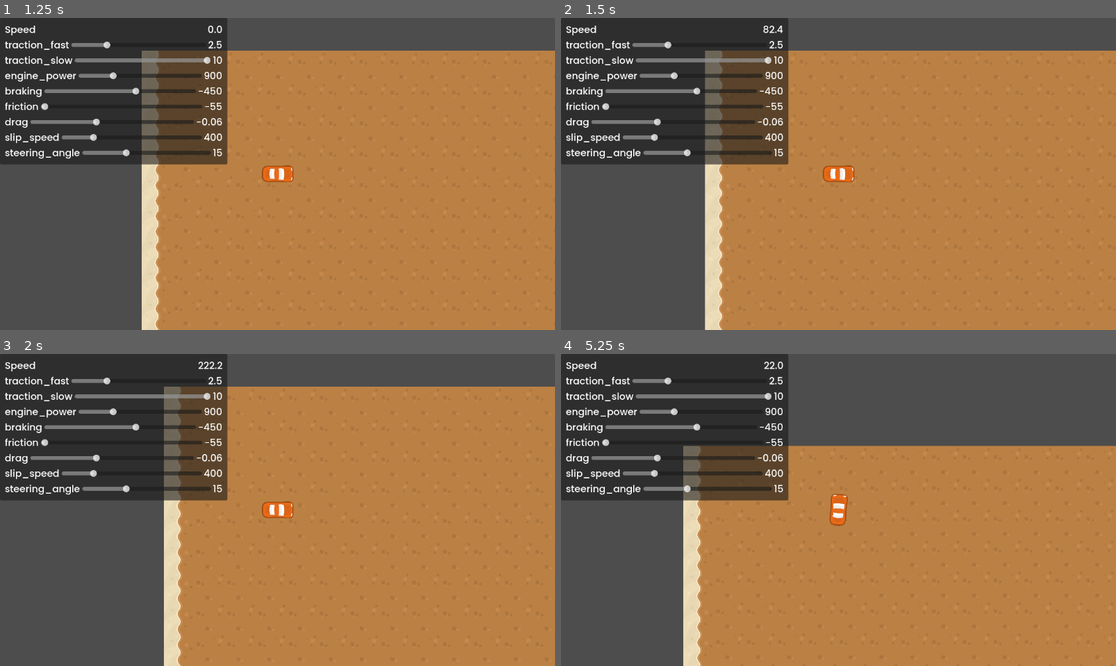
Above: before the commit, frames 1-4 (two rows, left to right).
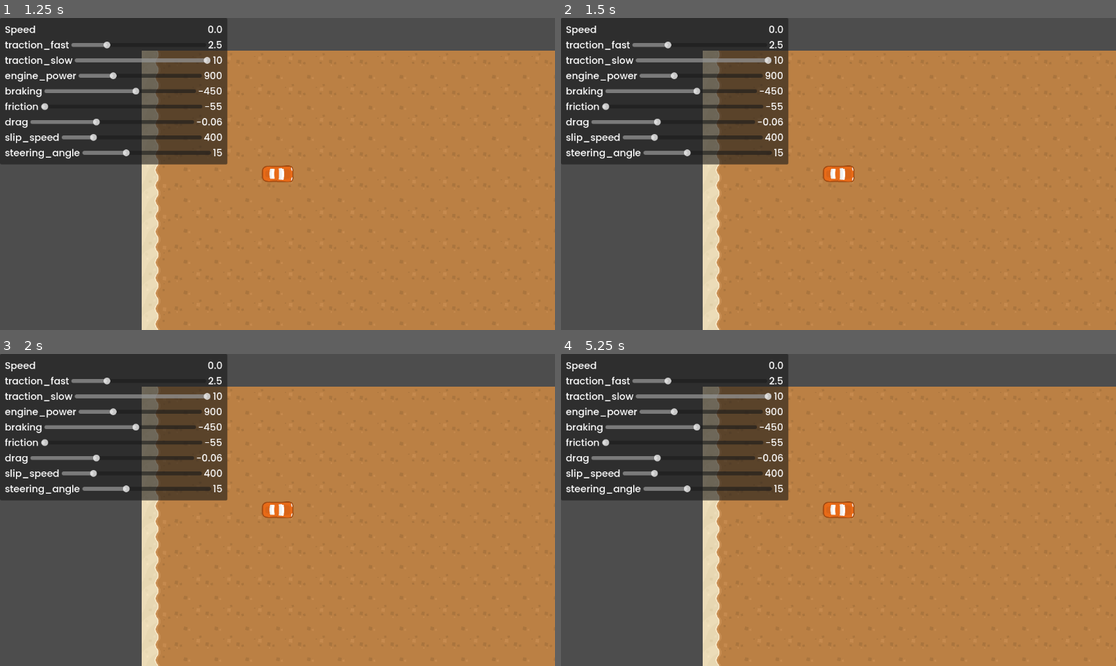
Above: after the commit, the same moments.

Repository: kishisaka/autoduel_remake
Game: Godot game, scene res://main.tscn
Two runs of this game, one before a commit and one after it. Both use one fixed random seed, a clock stepped at 60 frames per second and the inputs below.
Inputs:
- Up to frame 1 (1.25 s): tap Enter at 0.5 s; hold D (steer_right) from 0.53 s (still down)
- Up to frame 2 (1.5 s): tap Space at 1.25 s; release D (steer_right) at 1.28 s; hold S (brake) from 1.28 s (still down)
- Up to frame 3 (2 s): keep holding S (brake)
- Up to frame 4 (5.25 s): release S (brake) at 2.03 s; hold D (steer_right) 2.03-2.78 s; hold W (accelerate) 2.78-3.53 s; hold A (steer_left) 3.53-5.03 s; hold S (brake) from 5.03 s (still down)

Frame 1 is identical in both runs. In frame 2, 0.9% of the frame differs, in the area x 25-96%, y 2-100%; in frame 3, 5.7%; in frame 4, 18%, in the area x 22-100%, y 2-100%.

Commit message:
add direcitonal control and breaking

Diff:
--- a/car.gd
+++ b/car.gd
@@ -10,13 +10,14 @@
 var slip_speed = 400
 var traction_fast = 2.5
 var traction_slow = 10
+var isReversing = false
 
 var acceleration = Vector2.ZERO
 var steer_direction
 
 func _physics_process(delta):
 	acceleration = Vector2.ZERO
-	get_input()
+	get_input_direcitonal_with_reverse()
 	apply_friction(delta)
 	calculate_steering(delta)
 	velocity += acceleration * delta
@@ -28,6 +29,24 @@
 	var friction_force = velocity * friction * delta
 	var drag_force = velocity * velocity.length() * drag * delta
 	acceleration += drag_force + friction_force
+
+
+func get_input_direcitonal_with_reverse():
+	var turn = 0
+	var input_direction = Input.get_vector("left","right","up","down")
+	turn = transform.x.cross(input_direction)
+	steer_direction = turn * deg_to_rad(steering_angle)
+	if input_direction.length() != 0:
+		if isReversing:
+			acceleration = transform.x * -engine_power
+		else:
+			acceleration = transform.x * engine_power
+	if Input.is_action_pressed("b1"):
+		print("is braking")
+		acceleration = transform.x * braking
+	if Input.is_action_just_pressed("r1"):
+		isReversing = !isReversing
+		print("is reversing: " + str(isReversing))
 
 func get_input():
 	var turn = Input.get_axis("steer_left", "steer_right")
--- a/project.godot
+++ b/project.godot
@@ -12,7 +12,7 @@
 
 config/name="car_steering"
 run/main_scene="res://main.tscn"
-config/features=PackedStringArray("4.4", "Forward Plus")
+config/features=PackedStringArray("4.3", "Forward Plus")
 config/icon="res://icon.svg"
 
 [display]
@@ -45,6 +45,36 @@
 , Object(InputEventKey,"resource_local_to_scene":false,"resource_name":"","device":0,"window_id":0,"alt_pressed":false, …(185 unchanged characters)…
 ]
 }
+left={
+"deadzone": 0.5,
+"events": [Object(InputEventJoypadMotion,"resource_local_to_scene":false,"resource_name":"","device":-1,"axis":0,"axis_value":-1.0,"script":null)
+]
+}
+right={
+"deadzone": 0.5,
+"events": [Object(InputEventJoypadMotion,"resource_local_to_scene":false,"resource_name":"","device":-1,"axis":0,"axis_value":1.0,"script":null)
+]
+}
+up={
+"deadzone": 0.5,
+"events": [Object(InputEventJoypadMotion,"resource_local_to_scene":false,"resource_name":"","device":-1,"axis":1,"axis_value":-1.0,"script":null)
+]
+}
+down={
+"deadzone": 0.5,
+"events": [Object(InputEventJoypadMotion,"resource_local_to_scene":false,"resource_name":"","device":-1,"axis":1,"axis_value":1.0,"script":null)
+]
+}
+b1={
+"deadzone": 0.5,
+"events": [Object(InputEventJoypadButton,"resource_local_to_scene":false,"resource_name":"","device":-1,"button_index":2,"pressure":0.0,"pressed":true,"script":null)
+]
+}
+r1={
+"deadzone": 0.5,
+"events": [Object(InputEventJoypadButton,"resource_local_to_scene":false,"resource_name":"","device":-1,"button_index":0,"pressure":0.0,"pressed":true,"script":null)
+]
+}
 
 [rendering]
 
Not shown, changed: assets/Poppins-Medium.ttf.import
